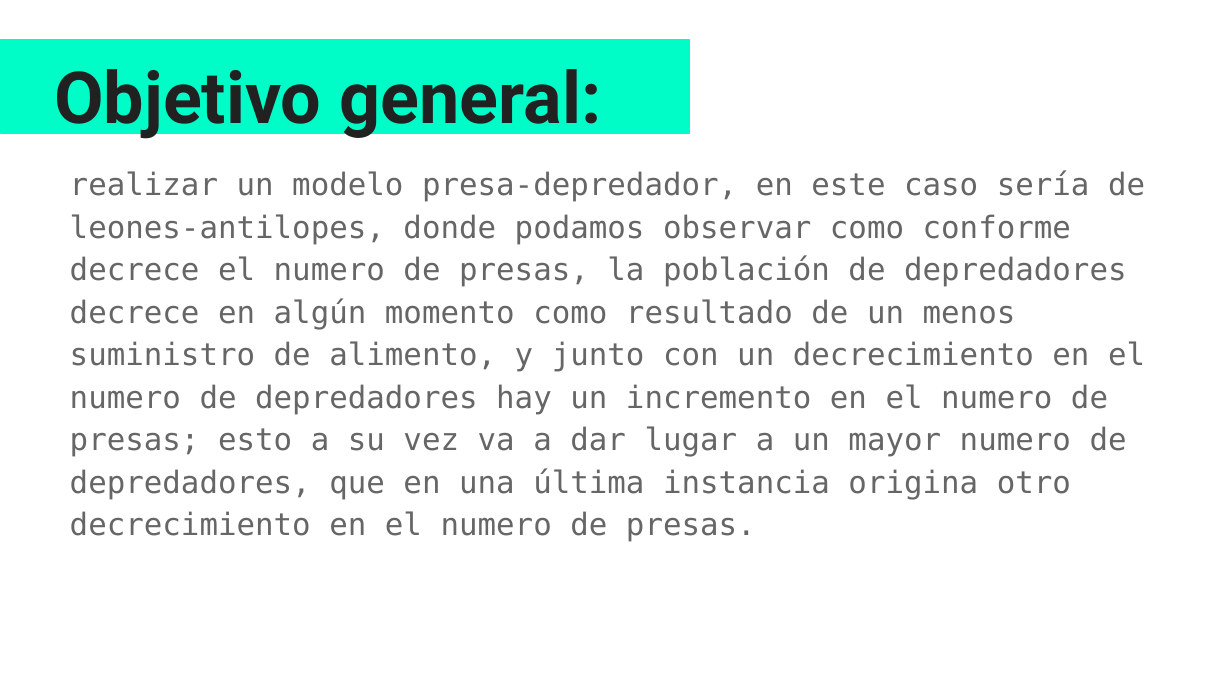
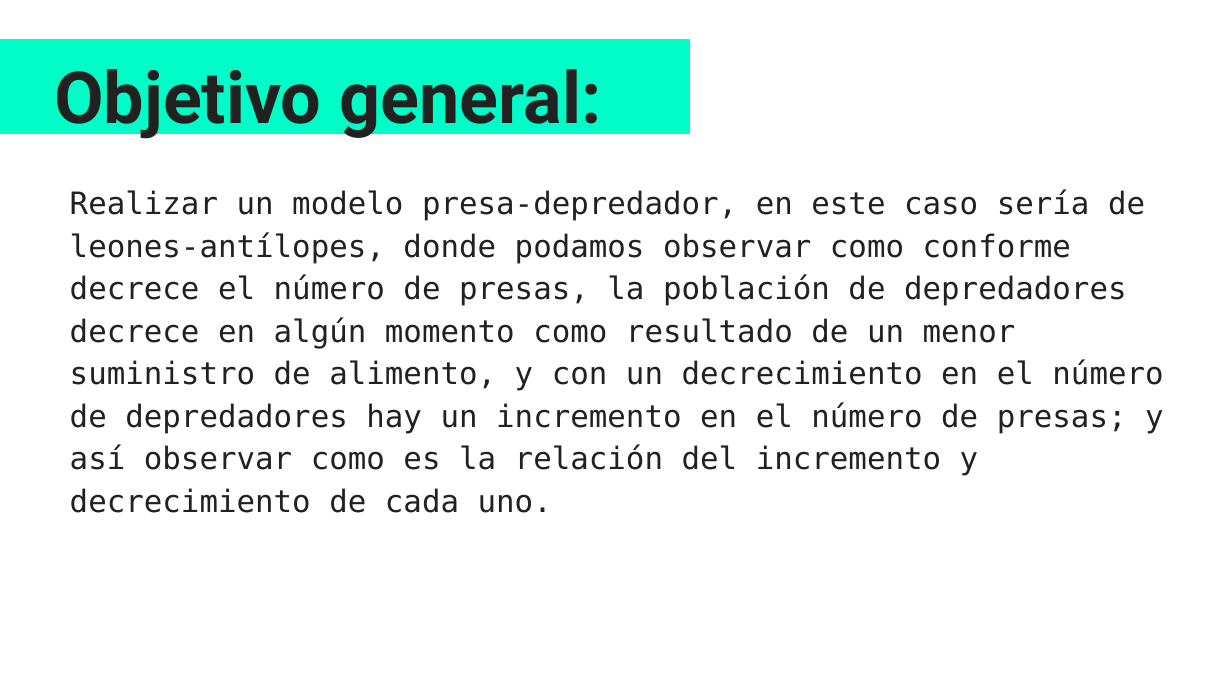
Before and after one commit to Carolina1002/proyecto_modulo3, a slide deck: slide 3 of Modelo lotka-volterra.pptx. Drawn at 1232x693 pixels with LibreOffice and Linux fonts; fonts in the diff are those of the drawing. Boxes give left, top, right and bottom in pixels: in the first picture for what was removed or moved away, otherwise in the second. Text is boxed around its words. In the diff, an @@ line names an element or a change of style, - is before the commit and + after.

```diff
--- a/Modelo lotka-volterra.pptx
+++ b/Modelo lotka-volterra.pptx
@@ text at bbox=[70, 189, 1164, 513]: text changed; text colour #666666 to #212121 @@
-realizar un modelo presa-depredador, en este caso sería de leones-antilopes, donde podamos observar como conforme decrece el numero de presas, la población de depredadores decrece en algún momento como resultado de un menos suministro de alimento, y junto con un decrecimiento en el numero de depredadores hay un incremento en el numero de presas; esto a su vez va a dar lugar a un mayor numero de depredadores, que en una última instancia origina otro decrecimiento en el numero de presas.
+Realizar un modelo presa-depredador, en este caso sería de leones-antílopes, donde podamos observar como conforme decrece el número de presas, la población de depredadores decrece en algún momento como resultado de un menor suministro de alimento, y con un decrecimiento en el número de depredadores hay un incremento en el número de presas; y así observar como es la relación del incremento y decrecimiento de cada uno.
```
Also in this commit, not shown: 5 other slides changed, 2 slides added, 1 slide removed, 1 other file.
